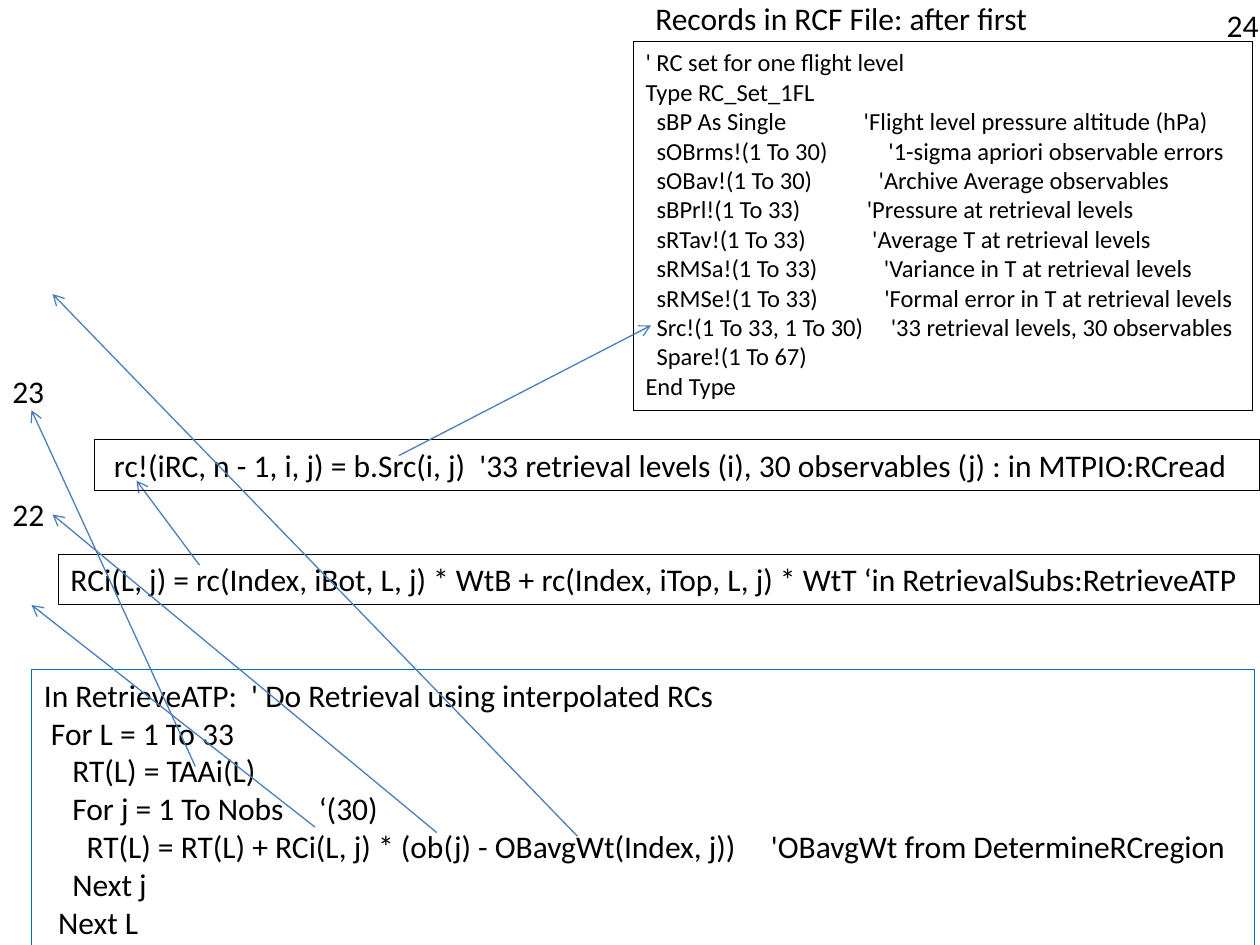
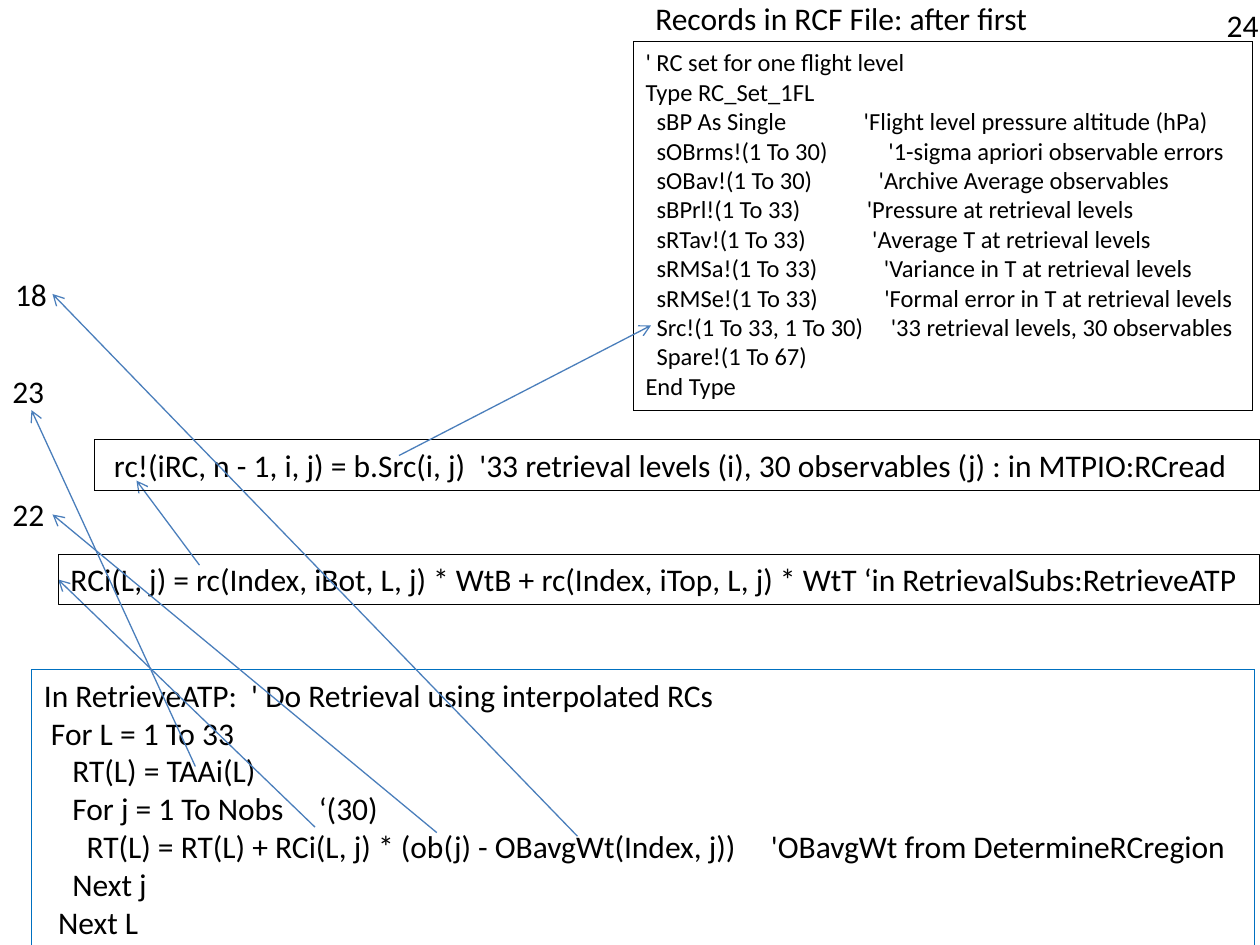
Before and after one commit to NCAR/nimbus, a slide deck: slide 23 of instruments/mtp/doc/MTP-DFD.pptx (slide 17 before the commit). Drawn at 1260x945 pixels with LibreOffice and Linux fonts; fonts in the diff are those of the drawing. Boxes give left, top, right and bottom in pixels: in the first picture for what was removed or moved away, otherwise in the second. Text is boxed around its words. In the diff, an @@ line names an element or a change of style, - is before the commit and + after.

```diff
--- a/instruments/mtp/doc/MTP-DFD.pptx
+++ b/instruments/mtp/doc/MTP-DFD.pptx
@@ text added at <box>15,284,47,307</box>, 18 pt, text #000000 @@
+18
@@ arrow moved from (315, 827) - (32, 605) to (315, 827) - (58, 580) @@
```
Also in this commit, not shown: 6 other slides changed, 6 slides added.
